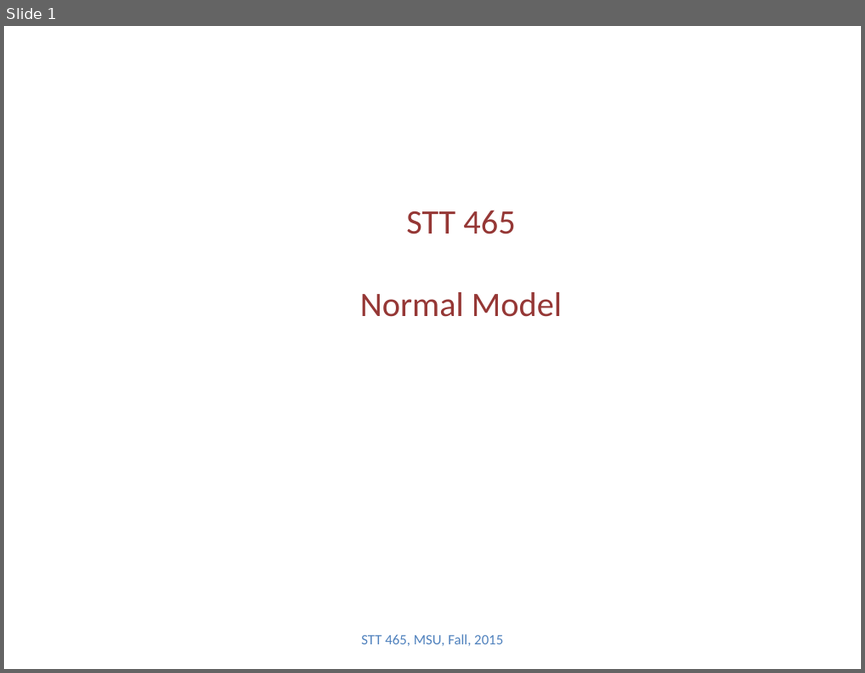
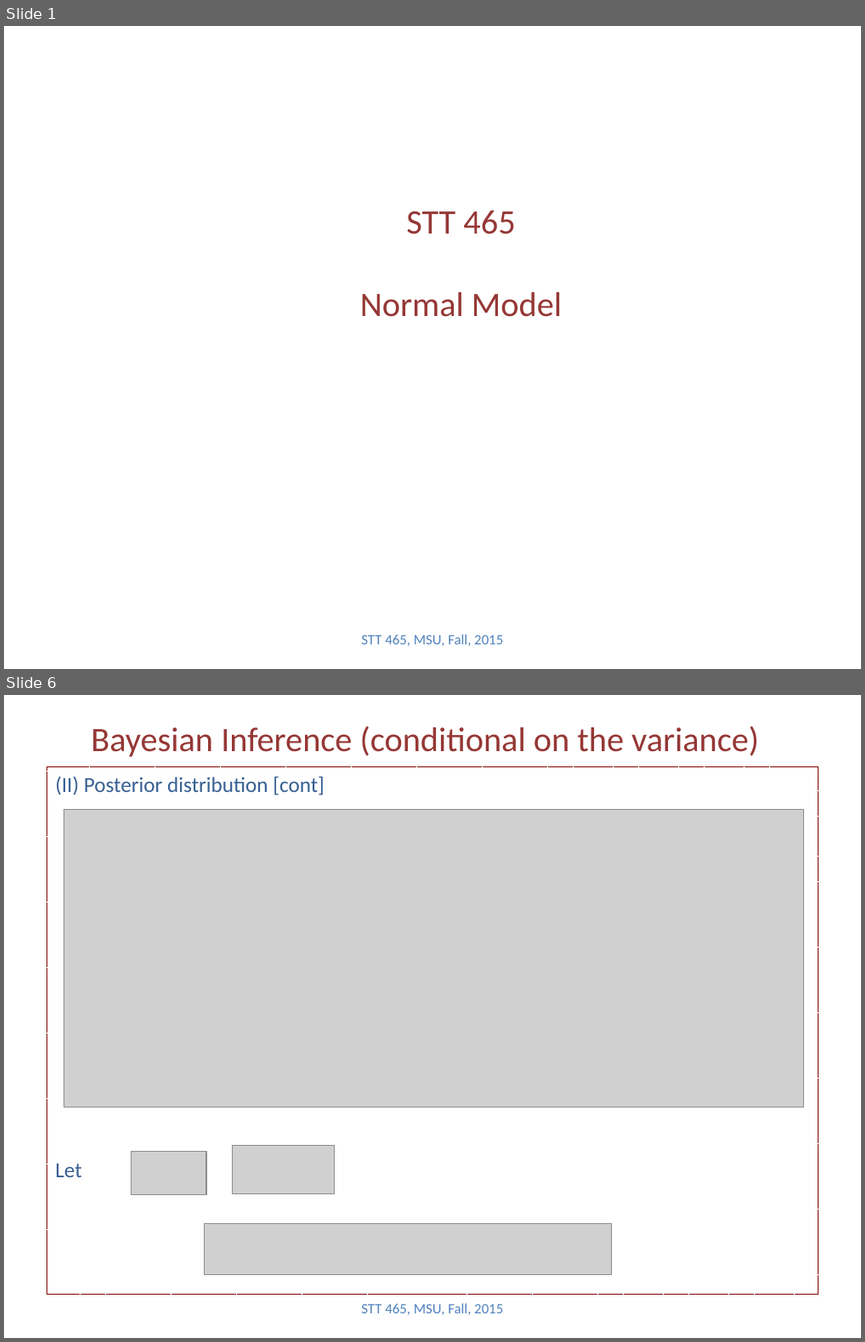
Before and after one commit to Boukos/STT465, a slide deck: STT465_5.pptx. Shown one above the other, each under a label of ours: slide 1 before the commit, slides 1 and 6 after it; the slides between them are not shown. The pictures are 865x673 and 865x1342 pixels, drawn with LibreOffice and Linux fonts; fonts in the diff are those of the drawing; grey boxes stand for pictures. Boxes give left, top, right and bottom in pixels: in the first picture for what was removed or moved away, otherwise in the second. Text is boxed around its words. In the diff, an @@ line names an element or a change of style, - is before the commit and + after.

```diff
--- a/STT465_5.pptx
+++ b/STT465_5.pptx
@@ slide 6 added at <box>4,695,861,1338</box>, background #FFFFFF @@
@@ title added at <box>91,726,759,757</box>, 28.8 pt, text #953735 @@
+Bayesian Inference (conditional on the variance)
@@ rectangle added at <box>46,766,818,1294</box>, outline #800000 0.75 pt dashed, 18 pt, text #376092 @@
+(II) Posterior distribution [cont]
+Let
@@ picture added at <box>64,809,803,1107</box> @@
@@ picture added at <box>132,1151,207,1195</box> @@
@@ picture added at <box>233,1145,335,1194</box> @@
@@ picture added at <box>204,1224,612,1274</box> @@
@@ text added at <box>361,1303,503,1315</box>, 12 pt, text #4F81BD @@
+STT 465, MSU, Fall, 2015
```
Also in this commit, not shown: 2 slides changed, 10 other slides added, 2 other files.
